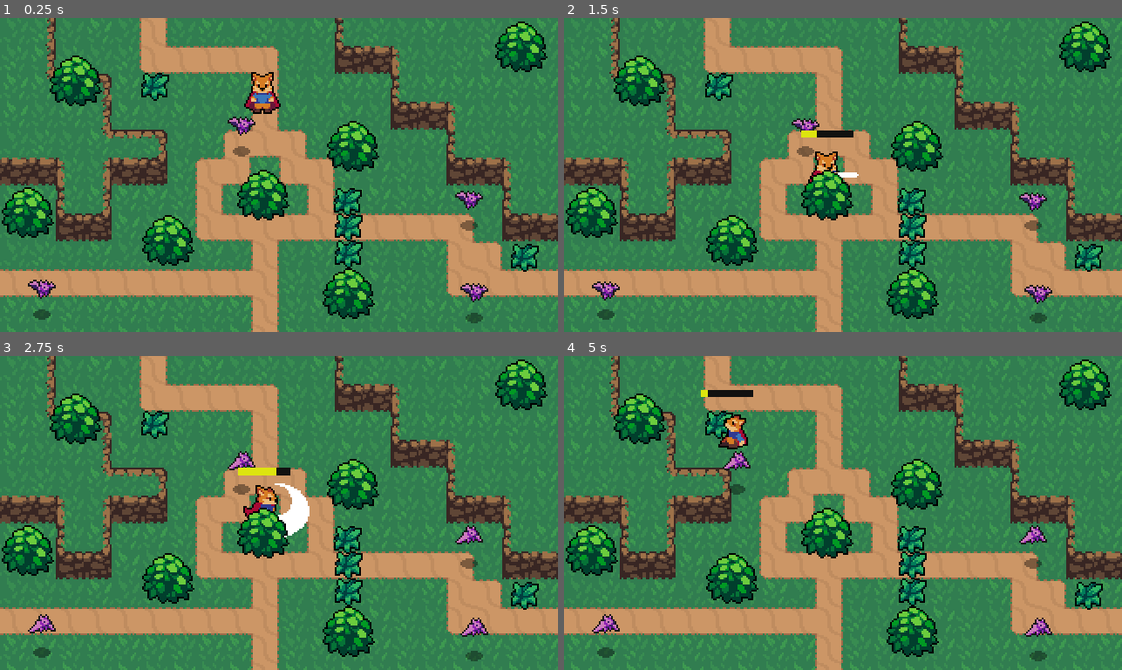
Above: before the commit, frames 1-4 (two rows, left to right).
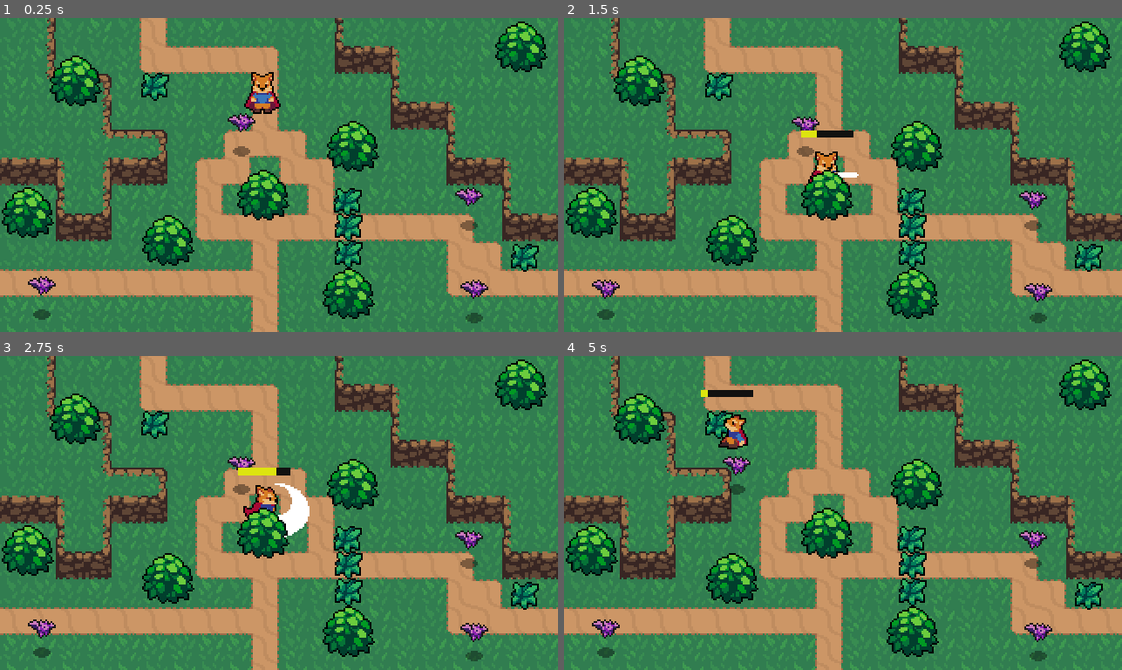
Above: after the commit, the same moments.

Repository: j-rodriguez99/Godot_ActionRPG
Game: Godot game, scene res://World.tscn
Same seed, same stepped clock (60 frames per second), same inputs: the game is played once before the commit and once after it.
Inputs:
- Up to frame 1 (0.25 s): no input
- Up to frame 2 (1.5 s): tap Enter (ui_accept) at 0.5, 0.77 s; hold D (Right) 0.53-1.28 s; hold F (Attack) 0.53-1.28 s; hold S (Down) from 1.28 s (still down); tap F (Attack) at 1.35 s
- Up to frame 3 (2.75 s): tap Enter (ui_accept) at 1.52 s; release S (Down) at 2.03 s; hold D (Right) from 2.03 s (still down); hold F (Attack) from 2.03 s (still down)
- Up to frame 4 (5 s): release D (Right) at 2.78 s; release F (Attack) at 2.78 s; hold W (Up) 2.78-3.53 s; tap F (Attack) at 2.85, 4.35 s; tap Enter (ui_accept) at 3.02, 3.77, 4.52 s; hold F (Attack) 3.53-4.28 s; hold A (Left) from 3.53 s (still down)

The runs differ from the first frame. In frame 1, 0.7% of the frame differs, in the area x 5-88%, y 30-91%; in frame 2, 0.6%; in frame 3, 0.8%; in frame 4, 0.8%, in the area x 5-88%, y 30-92%.

Commit message:
added hit effect

Diff:
--- a/Bat.gd
+++ b/Bat.gd
@@ -1,6 +1,6 @@
 extends KinematicBody2D
 
-var knockback : Vector2 = Vector2.ZERO
+var knockback : Vector2 = Vector2(0,1)
 onready var stats : Node = $Stats
 const Bat_death_effect = preload("res://Effects/BatDeathEffect.tscn")
 
--- a/Effects/Effect.gd
+++ b/Effects/Effect.gd
@@ -1,4 +1,6 @@
 extends AnimatedSprite
+
+export(bool) var show_hit = true
 
 func _ready() -> void:
 	play("Animate")
--- /dev/null
+++ b/Effects/HitEffect.tscn
@@ -0,0 +1,26 @@
+[gd_scene load_steps=6 format=2]
+
+[ext_resource path="res://Effects/Effect.gd" type="Script" id=1]
+[ext_resource path="res://Effects/HitEffect.png" type="Texture" id=2]
+
+[sub_resource type="AtlasTexture" id=1]
+atlas = ExtResource( 2 )
+region = Rect2( 0, 0, 24, 24 )
+
+[sub_resource type="AtlasTexture" id=2]
+atlas = ExtResource( 2 )
+region = Rect2( 24, 0, 24, 24 )
+
+[sub_resource type="SpriteFrames" id=3]
+animations = [ {
+"frames": [ SubResource( 1 ), SubResource( 2 ) ],
+"loop": false,
+"name": "Animate",
+"speed": 12.0
+} ]
+
+[node name="HitEffect" type="AnimatedSprite"]
+frames = SubResource( 3 )
+animation = "Animate"
+offset = Vector2( 0, -8 )
+script = ExtResource( 1 )
--- a/Enemies/Bat.tscn
+++ b/Enemies/Bat.tscn
@@ -48,7 +48,6 @@
 [node name="AnimatedSprite" type="AnimatedSprite" parent="."]
 frames = SubResource( 6 )
 animation = "Fly"
-frame = 1
 playing = true
 offset = Vector2( 0, -12 )
 
--- /dev/null
+++ b/Hurtboxes and Hitboxes/Hurtbox.gd
@@ -0,0 +1,11 @@
+extends Area2D
+
+const Hit_effect = preload("res://Effects/HitEffect.tscn")
+
+export(bool) var show_hit = true
+
+func _on_Hurtbox_area_entered(_area):
+	if show_hit:
+		var hit_effect_node = Hit_effect.instance()
+		get_tree().current_scene.add_child(hit_effect_node)
+		hit_effect_node.global_position = global_position
--- a/Hurtboxes and Hitboxes/Hurtbox.tscn
+++ b/Hurtboxes and Hitboxes/Hurtbox.tscn
@@ -1,7 +1,12 @@
-[gd_scene format=2]
+[gd_scene load_steps=2 format=2]
+
+[ext_resource path="res://Hurtboxes and Hitboxes/Hurtbox.gd" type="Script" id=1]
 
 [node name="Hurtbox" type="Area2D"]
 collision_layer = 0
 collision_mask = 0
+script = ExtResource( 1 )
 
 [node name="CollisionShape2D" type="CollisionShape2D" parent="."]
+
+[connection signal="area_entered" from="." to="." method="_on_Hurtbox_area_entered"]
--- a/Player.gd
+++ b/Player.gd
@@ -26,7 +26,6 @@
 
 
 func _ready() -> void:
-	sword_hitbox.knockback_vector = Vector2.ZERO
 	animation_tree.active = true
 
 
--- a/Player/swordHitbox.gd
+++ b/Player/swordHitbox.gd
@@ -1,4 +1,3 @@
 extends "res://Hurtboxes and Hitboxes/Hitbox.gd"
 
-
-var knockback_vector = Vector2.ZERO
+onready var knockback_vector = Vector2.DOWN
--- a/World/Grass.tscn
+++ b/World/Grass.tscn
@@ -17,6 +17,7 @@
 
 [node name="Hurtbox" parent="." instance=ExtResource( 3 )]
 collision_layer = 8
+show_hit = false
 
 [node name="CollisionShape2D" parent="Hurtbox" index="0"]
 position = Vector2( 8, 8 )
